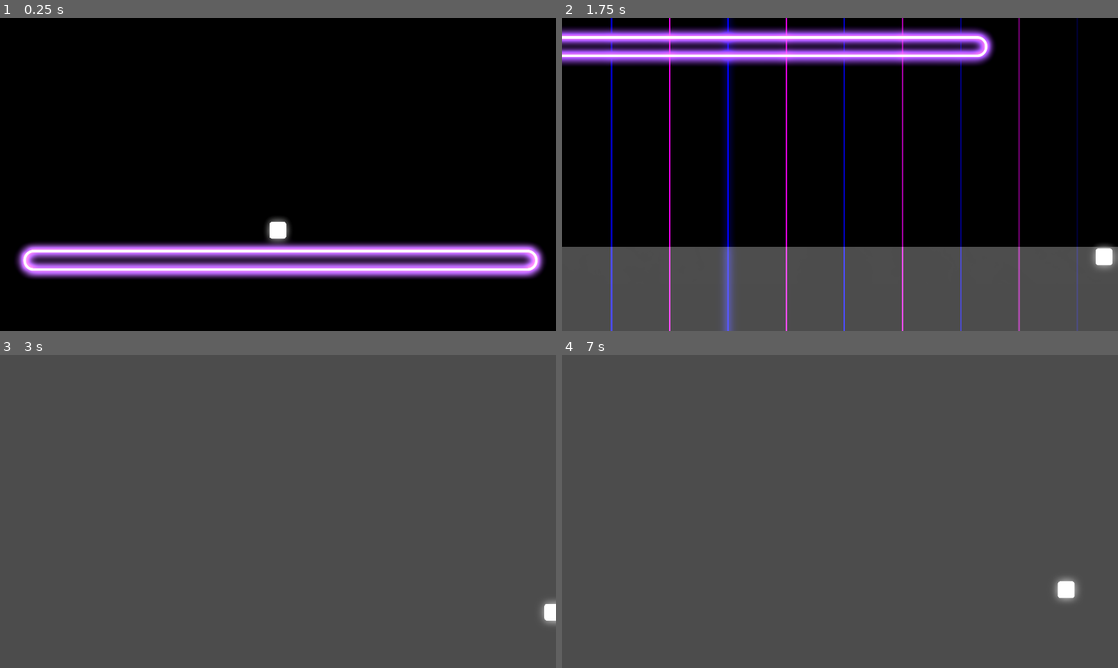
Above: before the commit, frames 1-4 (two rows, left to right).
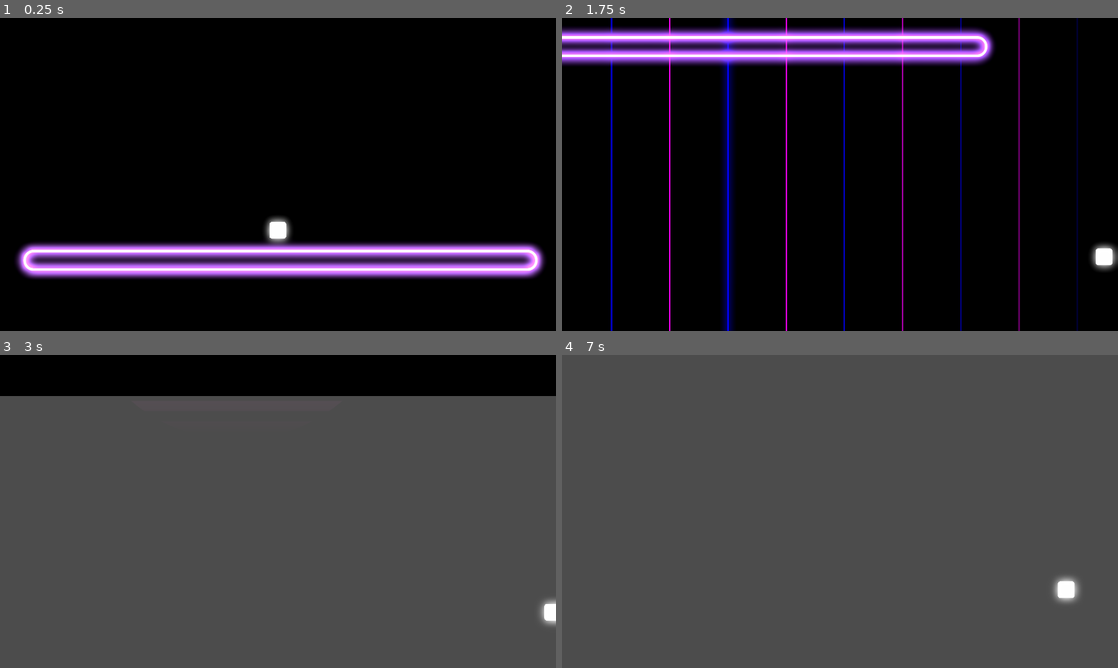
Above: after the commit, the same moments.

Repository: FireEntity1/beat-jumper
Game: Godot game, scene res://scenes/main_game.tscn
Two runs of this game, one before a commit and one after it. Both use one fixed random seed, a clock stepped at 60 frames per second and the inputs below.
Inputs:
- Up to frame 1 (0.25 s): no input
- Up to frame 2 (1.75 s): tap Enter at 0.5 s; hold D (right) from 0.53 s (still down); tap Ctrl (dash) at 0.6 s; tap Space (jump) at 0.77, 1.52 s; tap S (slam) at 1.35 s
- Up to frame 3 (3 s): release D (right) at 2.03 s; hold Left (left) 2.03-2.78 s; tap Alt at 2.1 s; hold D (right) from 2.78 s (still down); tap Shift at 2.85 s
- Up to frame 4 (7 s): tap Space (jump) at 3.02, 3.5, 3.77, 4.52, 5, 6.02, 6.5, 6.77 s; tap Ctrl (dash) at 3.6, 6.6 s; tap Enter at 4.25, 5.75 s; release D (right) at 4.28 s; hold Left (left) 4.28-5.03 s; tap S (slam) at 4.35 s; hold D (right) 5.03-5.78 s; tap Alt at 5.1 s; hold Left (left) from 5.78 s (still down); tap Shift at 5.85 s

The runs differ from the first frame. In frame 1, 0.1% of the frame differs, in the area x 47-52%, y 64-72%; in frame 2, 27%, in the area x 0-100%, y 0-100%; in frame 3, 13%; in frame 4, less than 0.1%.

Commit message:
feat: basic sun

Diff:
--- a/scenes/main_game.tscn
+++ b/scenes/main_game.tscn
@@ -1,8 +1,10 @@
-[gd_scene load_steps=12 format=3 uid="uid://cd0l2flrue8ie"]
+[gd_scene load_steps=16 format=3 uid="uid://cd0l2flrue8ie"]
 
 [ext_resource type="Script" uid="uid://6bbe45ewoge8" path="res://scripts/event_handler.gd" id="1_0rdsr"]
 [ext_resource type="Texture2D" uid="uid://cau03qpr1fblt" path="res://sprites/platform.png" id="1_72e8q"]
 [ext_resource type="PackedScene" uid="uid://dg2baiggrj1" path="res://components/player.tscn" id="2_72e8q"]
+[ext_resource type="Shader" uid="uid://37kt6ilqtygj" path="res://shaders/sun.gdshader" id="2_ipu61"]
+[ext_resource type="Texture2D" uid="uid://rnv1uk5hcvoo" path="res://sprites/circle.png" id="3_ygxny"]
 [ext_resource type="Shader" uid="uid://cbpa8qugk4ew0" path="res://shaders/fog.gdshader" id="4_0rdsr"]
 
 [sub_resource type="Environment" id="Environment_72e8q"]
@@ -12,7 +14,38 @@
 glow_intensity = 2.15
 glow_strength = 0.63
 glow_blend_mode = 1
+glow_hdr_threshold = 0.8
 volumetric_fog_detail_spread = 2.46229
+
+[sub_resource type="ShaderMaterial" id="ShaderMaterial_wi4c7"]
+shader = ExtResource("2_ipu61")
+shader_parameter/color_main = Color(15.847, 7.923, 9.016, 1)
+shader_parameter/color_accent = Color(0, 0, 0, 1)
+shader_parameter/color_glow = Color(0, 0, 0, 1)
+shader_parameter/scanline_speed = 0.0
+shader_parameter/scanline_density = 100.0
+shader_parameter/chromatic_aberration = 0.009
+shader_parameter/brightness = 0.5
+shader_parameter/opacity = 0.017
+shader_parameter/is_circle = true
+shader_parameter/circle_softness = 0.0
+shader_parameter/edge_thickness = 0.01
+shader_parameter/edge_intensity = 1.41
+
+[sub_resource type="ParticleProcessMaterial" id="ParticleProcessMaterial_ygxny"]
+particle_flag_disable_z = true
+emission_shape_offset = Vector3(-1000, 0, 0)
+emission_shape_scale = Vector3(100, 100, 1)
+emission_shape = 3
+emission_box_extents = Vector3(10, 10, 1)
+velocity_pivot = Vector3(1, 0, 0)
+initial_velocity_min = 1000.0
+initial_velocity_max = 1000.0
+gravity = Vector3(10000, -50, 0)
+linear_accel_min = -100.0
+linear_accel_max = -100.0
+scale_min = 16.38
+scale_max = 77.92
 
 [sub_resource type="RectangleShape2D" id="RectangleShape2D_s3esy"]
 size = Vector2(3240.42, 170.339)
@@ -63,6 +96,31 @@
 [node name="environment" type="WorldEnvironment" parent="."]
 environment = SubResource("Environment_72e8q")
 
+[node name="parallax" type="Parallax2D" parent="."]
+scroll_scale = Vector2(0.4, 0.4)
+scroll_offset = Vector2(590, 245)
+
+[node name="sun" type="Sprite2D" parent="parallax"]
+material = SubResource("ShaderMaterial_wi4c7")
+scale = Vector2(1.55, 1.55)
+texture = ExtResource("3_ygxny")
+
+[node name="backlit_particles" type="GPUParticles2D" parent="parallax"]
+visible = false
+modulate = Color(0.27, 0.27, 0.27, 0.776471)
+position = Vector2(-603, -559)
+amount = 1024
+lifetime = 3.79
+preprocess = 10.0
+process_material = SubResource("ParticleProcessMaterial_ygxny")
+
+[node name="sun_blocker" type="ColorRect" parent="."]
+offset_left = -1853.0
+offset_top = 242.0
+offset_right = 2047.0
+offset_bottom = 2222.0
+color = Color(0, 0, 0, 1)
+
 [node name="main_platform" type="StaticBody2D" parent="."]
 position = Vector2(2.00006, 145)
 scale = Vector2(0.8207, 0.744444)
--- a/scripts/event_handler.gd
+++ b/scripts/event_handler.gd
@@ -16,7 +16,8 @@
 	"laser_circle": 0.6,
 	"laser_sweep": 0.6,
 
-	"platform_colour": 0.0
+	"platform_colour": 0.0,
+	"sun": 0.0
 }
 
 var prefire_beat = {
@@ -24,7 +25,8 @@
 	"laser_circle": prefire_sec.laser_circle * (bpm / 60.0),
 	"laser_sweep": prefire_sec.laser_sweep * (bpm / 60.0),
 
-	"platform_colour": prefire_sec.platform_colour * (bpm / 60.0)
+	"platform_colour": prefire_sec.platform_colour * (bpm / 60.0),
+	"sun": prefire_sec.sun * (bpm / 60.0)
 }
 
 var event_classes = {
@@ -34,6 +36,8 @@
 
 var target_platform_colour = global.colours_raw["pink"]
 var platform_colour_speed = 1
+var showing_sun = false
+var sun_mult = 0.0
 
 var events = [
 	{
@@ -53,10 +57,15 @@
 		"outwards": true,
 		"colour": ["purple", "pink"]
 	},
-		{
-		"type": "platform_colour",
+	{
+		"type": "sun",
 		"beat": 5,
-		"colour": "blue",
+		"length": 10
+	},
+	{
+		"type": "platform_colour",
+		"beat": 5,
+		"colour": "hotpink",
 		"speed": 1
 	},
 	{
@@ -133,6 +142,22 @@
 	$main_platform/platform_sprite.modulate.g = move_toward($main_platform/platform_sprite.modulate.g,target_platform_colour[1],delta*platform_colour_speed)
 	$main_platform/platform_sprite.modulate.b = move_toward($main_platform/platform_sprite.modulate.b,target_platform_colour[2],delta*platform_colour_speed)
 
+	if showing_sun:
+		sun_mult = move_toward(sun_mult,7,delta*100)
+		$parallax/backlit_particles.emitting = true
+		#$parallax/backlit_particles.show()
+	else:
+		sun_mult = move_toward(sun_mult,0,delta*100)
+		$parallax/backlit_particles.emitting = false
+		$parallax/backlit_particles.hide()
+	print(sun_mult)
+
+	$parallax/sun.material.set_shader_parameter("color_main",Color(
+					target_platform_colour.r*sun_mult,
+					target_platform_colour.g*sun_mult,
+					target_platform_colour.b*sun_mult
+				))
+
 	while event_index < events.size():
 		var event = events[event_index]
 		var trigger_beat = event["beat"] - prefire_beat[event["type"]]
@@ -141,6 +166,10 @@
 			if event.type == "platform_colour":
 				target_platform_colour = global.colours_raw[event.colour]
 				platform_colour_speed = event.speed
+				event_index += 1
+				continue
+			elif event.type == "sun":
+				timeout_sun(event.length)
 				event_index += 1
 				continue
 			elif event.type in event_types:
@@ -180,3 +209,8 @@
 	var trigger_a = a["beat"] - prefire_beat[a["type"]]
 	var trigger_b = b["beat"] - prefire_beat[b["type"]]
 	return trigger_a < trigger_b
+
+func timeout_sun(time):
+	showing_sun = true
+	await get_tree().create_timer((60.0/bpm)*time).timeout
+	showing_sun = false
--- /dev/null
+++ b/shaders/sun.gdshader
@@ -0,0 +1,56 @@
+shader_type canvas_item;
+
+uniform sampler2D texture_albedo : source_color;
+uniform vec4 color_main : source_color = vec4(1.0, 0.0, 0.9, 1.0);
+uniform vec4 color_accent : source_color = vec4(0.0, 1.0, 1.0, 1.0);
+uniform vec4 color_glow : source_color = vec4(0.5, 0.0, 1.0, 1.0);
+uniform float scanline_speed : hint_range(0.0, 2.0) = 0.5;
+uniform float scanline_density : hint_range(1.0, 100.0) = 50.0;
+uniform float chromatic_aberration : hint_range(0.0, 0.05) = 0.005;
+uniform float brightness : hint_range(0.5, 2.0) = 1.2;
+uniform float opacity : hint_range(0.0, 1.0) = 1.0;
+
+uniform bool is_circle = true;
+uniform float circle_softness : hint_range(0.0, 0.1) = 0.005;
+uniform float edge_thickness : hint_range(0.01, 0.1) = 0.03;
+uniform float edge_intensity : hint_range(1.0, 3.0) = 1.5;
+
+void fragment() {
+	vec2 uv = UV;
+
+	float r = texture(texture_albedo, uv + vec2(chromatic_aberration, 0.0)).r;
+	float g = texture(texture_albedo, uv).g;
+	float b = texture(texture_albedo, uv - vec2(chromatic_aberration, 0.0)).b;
+	float base_alpha = texture(texture_albedo, uv).a;
+
+	float dist = distance(uv, vec2(0.5));
+	vec3 added_edge_glow = vec3(0.0);
+
+	if (is_circle) {
+		base_alpha *= smoothstep(0.5, 0.5 - circle_softness, dist);
+
+		float edge_factor = smoothstep(0.5 - edge_thickness, 0.5, dist);
+		added_edge_glow = color_accent.rgb * edge_factor * edge_intensity;
+	}
+
+	vec3 tex_color = vec3(r, g, b);
+
+	float gradient_weight = pow(uv.y, 2.0);
+	vec3 synth_grad = mix(color_main.rgb, color_accent.rgb, gradient_weight);
+
+	float pulse = (sin(TIME * 2.0) * 0.1) + 0.9;
+	synth_grad += color_glow.rgb * (1.0 - dist) * 0.4 * pulse;
+
+	float scanline_mask = sin(uv.y * scanline_density - TIME * scanline_speed * 10.0);
+	scanline_mask = smoothstep(-0.2, 0.2, scanline_mask);
+
+	vec3 final_rgb = tex_color * synth_grad;
+	final_rgb += added_edge_glow;
+	final_rgb *= brightness;
+
+	COLOR = vec4(final_rgb, base_alpha * scanline_mask * opacity);
+}
+
+//void light() {
+    //LIGHT = vec4(0.0);
+//}
Not shown, added: shaders/sun.gdshader.uid
Binary file added: sprites/circle.png
Not shown, added: sprites/circle.png.import
